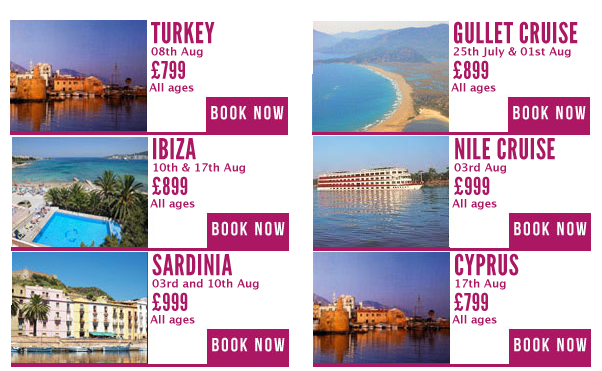
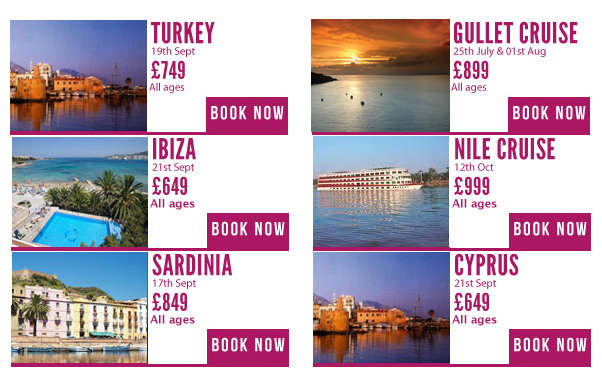
Revision of a layered 602×371 image; what changed, layer by layer:
painted on "All ages" (1st of 6, in "Destination1") over (149, 82, 194, 94)
renamed "08th Aug" to "19th Sept", painted on it over (151, 46, 203, 58)
renamed "£799" to "£749", painted on it over (169, 60, 185, 79)
added layer "Layer 8" in group "Destination2" over (311, 19, 450, 132)
painted on "All ages" (2nd of 6, in "Destination2") over (451, 82, 496, 94)
painted on "25th July & 01st Aug" over (453, 46, 571, 58)
renamed "10th & 17th Aug" to "21st Sept", painted on it over (152, 163, 245, 174)
renamed "£899" to "£649", painted on it over (163, 176, 188, 195)
renamed "03rd Aug" to "12th Oct", painted on it over (454, 162, 506, 174)
renamed "03rd and 10th Aug" to "17th Sept", painted on it over (152, 278, 259, 290)
renamed "£999" to "£849", painted on it over (163, 292, 188, 311)
renamed "17th Aug" to "21st Sept", painted on it over (454, 279, 506, 290)
renamed "£799" to "£649", painted on it over (464, 292, 489, 311)
